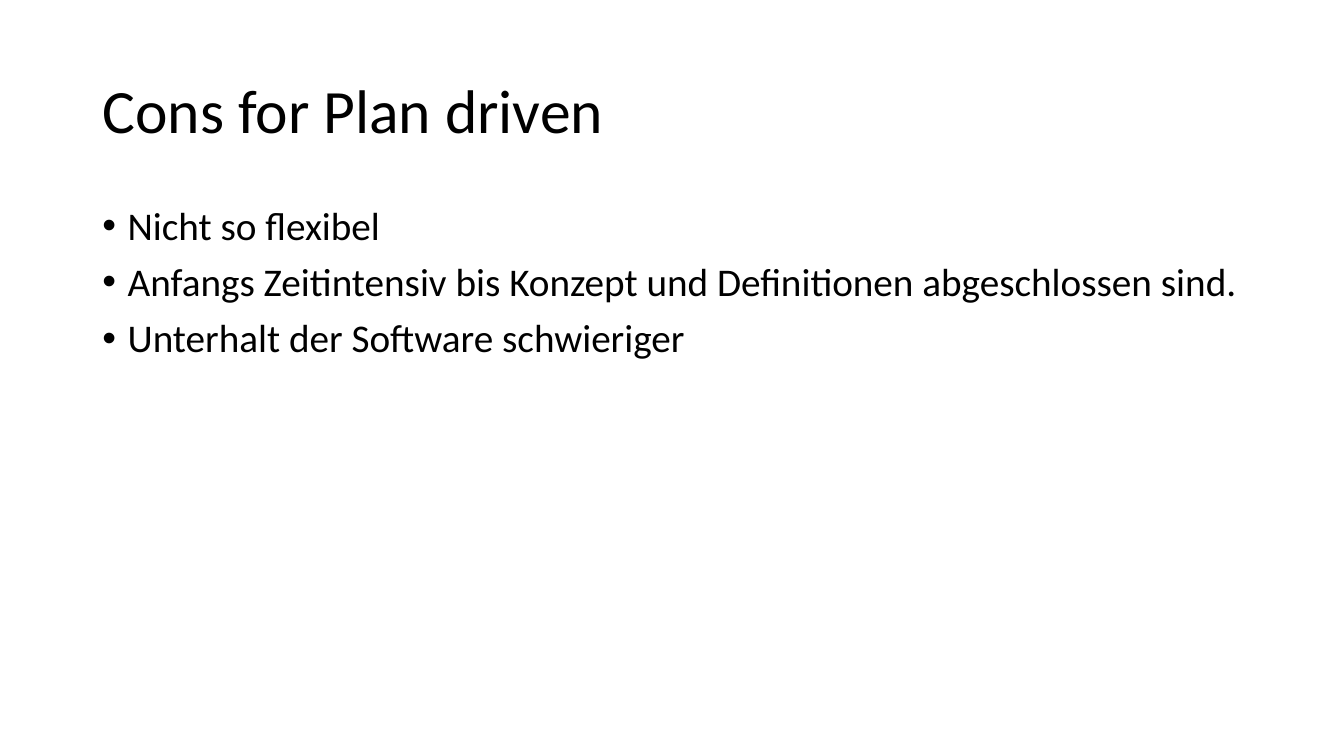
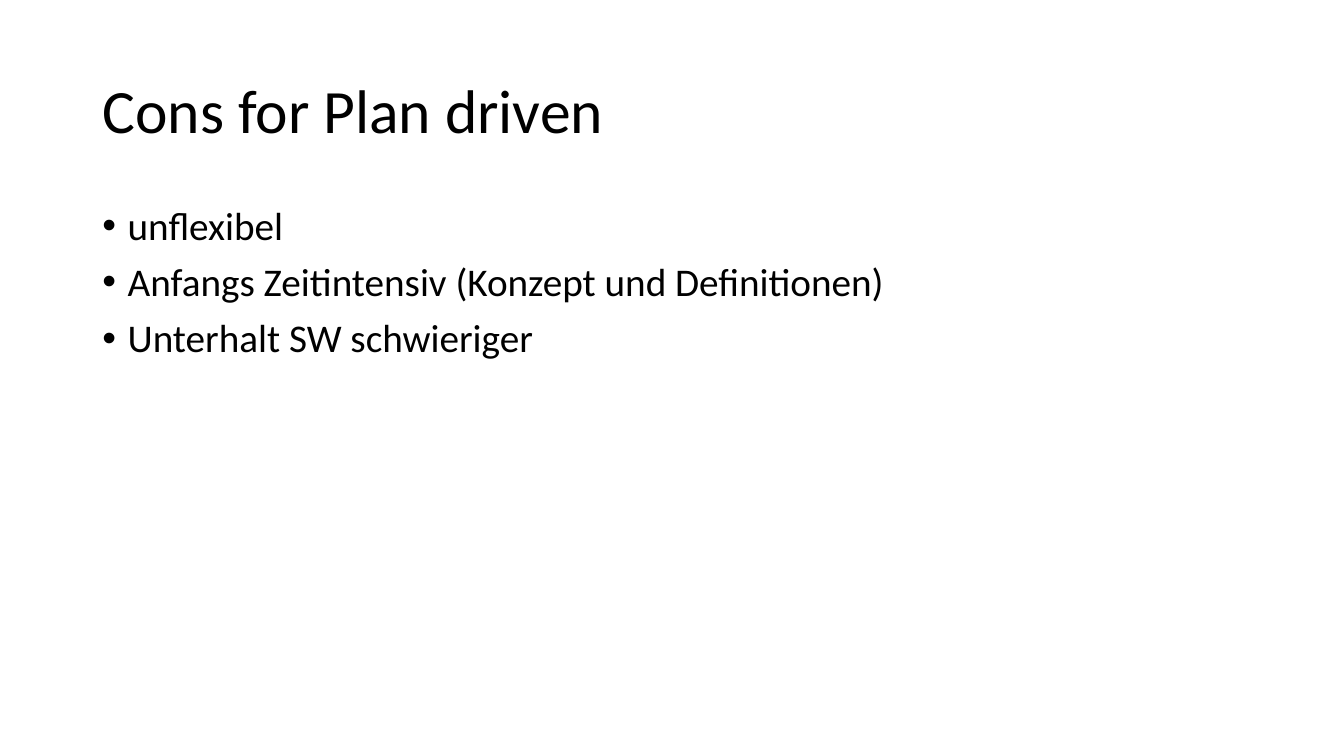
Before and after one commit to schne5/ch.bfh.bti7081.s2016.orange, a slide deck: slide 3 of doc/Task02/Task 2_orange.pptx. Drawn at 1344x756 pixels with LibreOffice and Linux fonts; fonts in the diff are those of the drawing. Boxes give left, top, right and bottom in pixels: in the first picture for what was removed or moved away, otherwise in the second. Text is boxed around its words. In the diff, an @@ line names an element or a change of style, - is before the commit and + after.

```diff
--- a/doc/Task02/Task 2_orange.pptx
+++ b/doc/Task02/Task 2_orange.pptx
@@ text at box(128, 212, 883, 359): text changed @@
-• Nicht so flexibel
-• Anfangs Zeitintensiv bis Konzept und Definitionen abgeschlossen sind.
-• Unterhalt der Software schwieriger
+• unflexibel
+• Anfangs Zeitintensiv (Konzept und Definitionen)
+• Unterhalt SW schwieriger
```
Also in this commit, not shown: 8 other slides changed.
